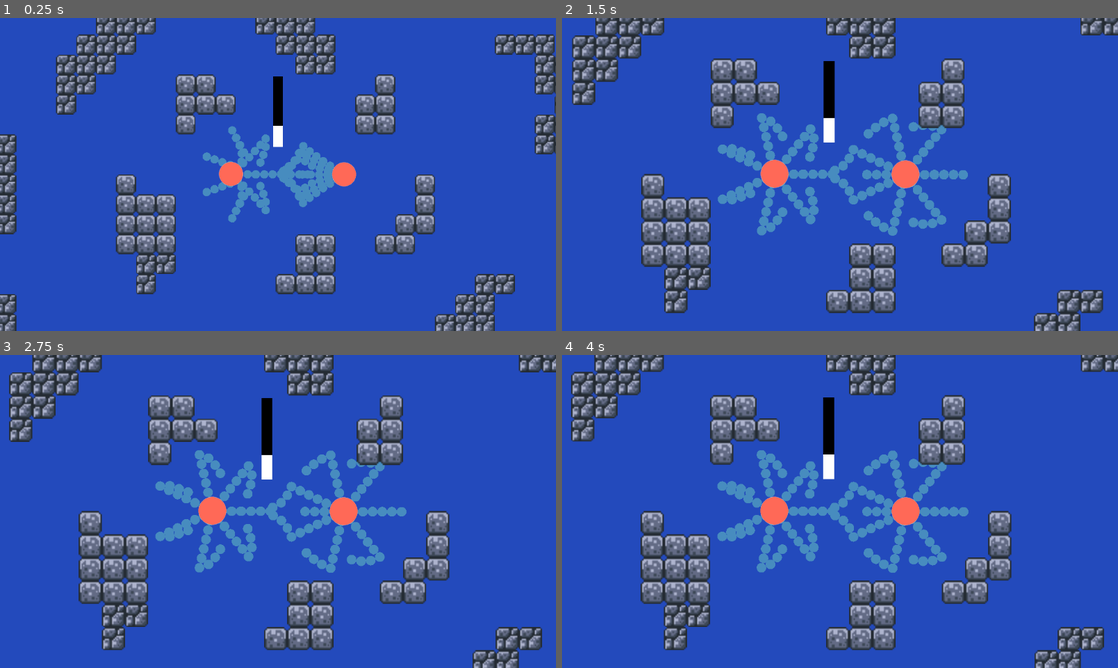
Above: before the commit, frames 1-4 (two rows, left to right).
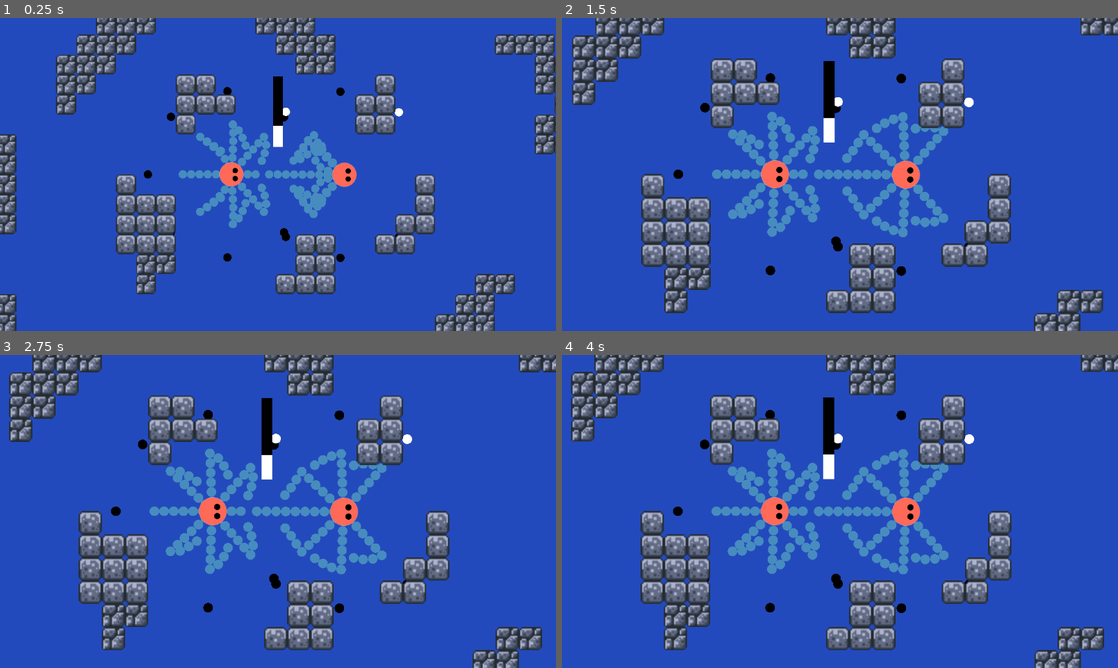
Above: after the commit, the same moments.

Repository: kam-zhan-yue/cissa-gmc-jam
Game: Godot game, scene res://scenes/main.tscn
Same seed, same stepped clock (60 frames per second), same inputs: the game is played once before the commit and once after it.
Inputs (mouse positions are in pixels of both pictures, inside the frame that each line leads up to):
- Up to frame 1 (0.25 s): no input
- Up to frame 2 (1.5 s): move the mouse to (962, 158) at 0.52 s; click (962, 158) at 0.67 s; move the mouse to (728, 190) at 1.27 s; click (728, 190) at 1.42 s
- Up to frame 3 (2.75 s): tap Enter at 2 s; move the mouse to (333, 442) at 2.02 s; click (333, 442) at 2.17 s
- Up to frame 4 (4 s): tap Space at 2.75 s; move the mouse to (812, 574) at 2.77 s; click (812, 574) at 2.92 s; move the mouse to (1006, 558) at 3.52 s; click (1006, 558) at 3.67 s

The runs differ from the first frame. In frame 1, 2.8% of the frame differs, in the area x 25-73%, y 22-78%; in frame 2, 5.6%; in frame 3, 5.6%, in the area x 19-75%, y 17-83%; in frame 4, 5.6%.

Commit message:
feat: implement rotation

Diff:
--- a/scenes/octopus.gd
+++ b/scenes/octopus.gd
@@ -7,6 +7,10 @@
 const movement_speed = 300
 @onready var primary_arm: PrimaryArm = %PrimaryArm
 @onready var arms := $Arms as Arms
+
+const RESTRICTION_ANGLE = 50.0
+
+var facing_direction = Vector2.ZERO
 
 var state := STATE.FREE
 
@@ -22,12 +26,23 @@
 func _physics_process(delta: float) -> void:
 	#global_position = Vector2.ZERO
 	if state == STATE.FREE:
-		var move_vertical := Input.get_axis(Global.get_input(player_id, "move_down"), Global.get_input(player_id, "move_up"))
-		var move_horizontal := Input.get_axis(Global.get_input(player_id, "move_left"), Global.get_input(player_id, "move_right"))
-		var target_direction := Vector2(move_horizontal, -move_vertical)
+		var target_direction := get_input()
 		velocity = target_direction * movement_speed
 
 	move_and_slide()
+
+func get_input() -> Vector2:
+	var move_vertical := Input.get_axis(Global.get_input(player_id, "move_down"), Global.get_input(player_id, "move_up"))
+	var move_horizontal := Input.get_axis(Global.get_input(player_id, "move_left"), Global.get_input(player_id, "move_right"))
+	var input := Vector2(move_horizontal, -move_vertical)
+	return input
+
+func get_direction() -> Vector2:
+	var input := get_input()
+	if input:
+		facing_direction = input
+	return facing_direction
+
 
 
 func knockback(force: Vector2, time: float) -> void:
--- a/scenes/octopus.tscn
+++ b/scenes/octopus.tscn
@@ -1,13 +1,11 @@
-[gd_scene load_steps=9 format=3 uid="uid://v473sc4yajje"]
+[gd_scene load_steps=12 format=3 uid="uid://v473sc4yajje"]
 
 [ext_resource type="Script" uid="uid://b5bjuui6xvw8m" path="res://scenes/octopus.gd" id="2_8jto7"]
 [ext_resource type="PackedScene" uid="uid://2cb2en20eh7j" path="res://scenes/primary_arm.tscn" id="2_fhwgg"]
 [ext_resource type="PackedScene" uid="uid://dpflme532hf0b" path="res://scenes/arm.tscn" id="2_ionst"]
-[ext_resource type="Script" path="res://scripts/entities/arms.gd" id="2_qo5xf"]
+[ext_resource type="Script" uid="uid://2u61la2wa3b6" path="res://scripts/entities/arms.gd" id="2_qo5xf"]
 [ext_resource type="Script" path="res://scripts/ui/timer_popup.gd" id="4_ionst"]
-
-[sub_resource type="CircleShape2D" id="CircleShape2D_fhwgg"]
-radius = 25.0799
+[ext_resource type="Script" uid="uid://c1sjojls8aoq6" path="res://scripts/entities/body.gd" id="5_qo5xf"]
 
 [sub_resource type="Gradient" id="Gradient_ionst"]
 offsets = PackedFloat32Array(0, 0.00324675, 0.642857, 0.649351)
@@ -18,6 +16,18 @@
 fill = 1
 fill_from = Vector2(0.5, 0.5)
 fill_to = Vector2(0, 0)
+
+[sub_resource type="Gradient" id="Gradient_8jto7"]
+offsets = PackedFloat32Array(0, 0.691558, 0.75)
+colors = PackedColorArray(0, 0, 0, 1, 0, 0, 0, 1, 0, 0, 0, 0)
+
+[sub_resource type="GradientTexture2D" id="GradientTexture2D_qo5xf"]
+gradient = SubResource("Gradient_8jto7")
+fill = 1
+fill_from = Vector2(0.5, 0.5)
+
+[sub_resource type="CircleShape2D" id="CircleShape2D_fhwgg"]
+radius = 25.0799
 
 [node name="Octopus" type="CharacterBody2D"]
 collision_layer = 3
@@ -44,12 +54,25 @@
 
 [node name="Arm7" parent="Arms" instance=ExtResource("2_ionst")]
 
+[node name="Body" type="Node2D" parent="."]
+script = ExtResource("5_qo5xf")
+
+[node name="Sprite2D" type="Sprite2D" parent="Body"]
+position = Vector2(0, -1)
+texture = SubResource("GradientTexture2D_8jto7")
+
+[node name="Eye1" type="Sprite2D" parent="Body"]
+position = Vector2(-9, -10)
+scale = Vector2(0.2, 0.2)
+texture = SubResource("GradientTexture2D_qo5xf")
+
+[node name="Eye2" type="Sprite2D" parent="Body"]
+position = Vector2(10, -10)
+scale = Vector2(0.2, 0.2)
+texture = SubResource("GradientTexture2D_qo5xf")
+
 [node name="CollisionShape2D" type="CollisionShape2D" parent="."]
 shape = SubResource("CircleShape2D_fhwgg")
-
-[node name="Sprite2D" type="Sprite2D" parent="."]
-position = Vector2(0, -1)
-texture = SubResource("GradientTexture2D_8jto7")
 
 [node name="Control" type="Control" parent="."]
 layout_mode = 3
--- a/scripts/entities/arm.gd
+++ b/scripts/entities/arm.gd
@@ -4,7 +4,7 @@
 var aim := Vector2.ZERO
 var target := Vector2.ZERO
 const MAX_REACH = 200.0
-const SPEED = 500.0
+const SPEED = 700.0
 
 var constraints: Array[Constraint] = []
 
--- a/scripts/entities/arms.gd
+++ b/scripts/entities/arms.gd
@@ -5,6 +5,10 @@
 
 const STRIDE_DISTANCE = 150.0
 const ARM_SPEED = 900.0
+@onready var octopus: Octopus = $".."
+
+const RESTRICTION_ANGLE = 10.0
+
 
 # Called when the node enters the scene tree for the first time.
 func _ready() -> void:
@@ -12,24 +16,47 @@
 	for child in children:
 		if child is Arm and child is not PrimaryArm:
 			arms.append(child as Arm)
-	var angle_distance = 2 * PI / len(arms)
-	for i in range(len(arms)):
-		var x := Arm.MAX_REACH * cos(angle_distance * i)
-		var y := Arm.MAX_REACH * sin(angle_distance * i)
-		arms[i].target = global_position + Vector2(x, -y)
+	var positions = get_positions()
+	for i in range(len(positions)):
+		arms[i].target = positions[i]
 		arms[i].arm_state = Arm.ARM_STATE.SEARCHING
 
 func _process(delta: float) -> void:
-	var angle_distance = 2 * PI / len(arms)
+	#var direction =
+	var positions = get_positions()
+	for i in range(len(positions)):
+		arms[i].target = positions[i]
+	queue_redraw()
+
+func get_positions() -> Array[Vector2]:
+	var positions: Array[Vector2] = []
+	var target_direction = octopus.get_direction()
+	var player_angle := atan2(-target_direction.y, target_direction.x)
+
+
+	var start_angle := deg_to_rad(RESTRICTION_ANGLE) * 0.5
+	var end_angle := 2 * PI - deg_to_rad(RESTRICTION_ANGLE) * 0.5
+	print("Start ", start_angle)
+	print("End ", end_angle)
+	var angle_distance := (end_angle - start_angle) / (len(arms) + 1)
 	for i in range(len(arms)):
-		var x := Arm.MAX_REACH * cos(angle_distance * i)
-		var y := Arm.MAX_REACH * sin(angle_distance * i)
+		var angle := player_angle + start_angle + angle_distance * (i + 1)
+		var x := Arm.MAX_REACH * cos(angle)
+		var y := Arm.MAX_REACH * sin(angle)
 		var target_pos = global_position + Vector2(x, -y)
 		var difference = target_pos - arms[i].target
 		if difference.length() >= STRIDE_DISTANCE:
-			arms[i].target = target_pos
+			positions.append(target_pos)
+		else:
+			positions.append(arms[i].target)
+	return positions
 
-	#await Global.wait(1.0)
-	#for i in range(len(arms)):
-		#if arms[i] is not PrimaryArm:
-			#arms[i].arm_state = Arm.ARM_STATE.IDLE
+
+func _draw() -> void:
+	var positions = get_positions()
+
+	for i in range(len(positions)):
+		if i == 0:
+			draw_circle(positions[i] - global_position, 10, Color.WHITE)
+		else:
+			draw_circle(positions[i] - global_position, 10, Color.BLACK)
--- /dev/null
+++ b/scripts/entities/body.gd
@@ -0,0 +1,9 @@
+class_name Body
+extends Node2D
+
+@onready var octopus: Octopus = $".."
+
+
+func _process(delta: float) -> void:
+	var target_direction := octopus.get_direction()
+	rotation = atan2(target_direction.y, target_direction.x) + PI * 0.5
Not shown: 1 places in scenes/main.tscn that only renumber resources
Not shown, added: scripts/entities/body.gd.uid
